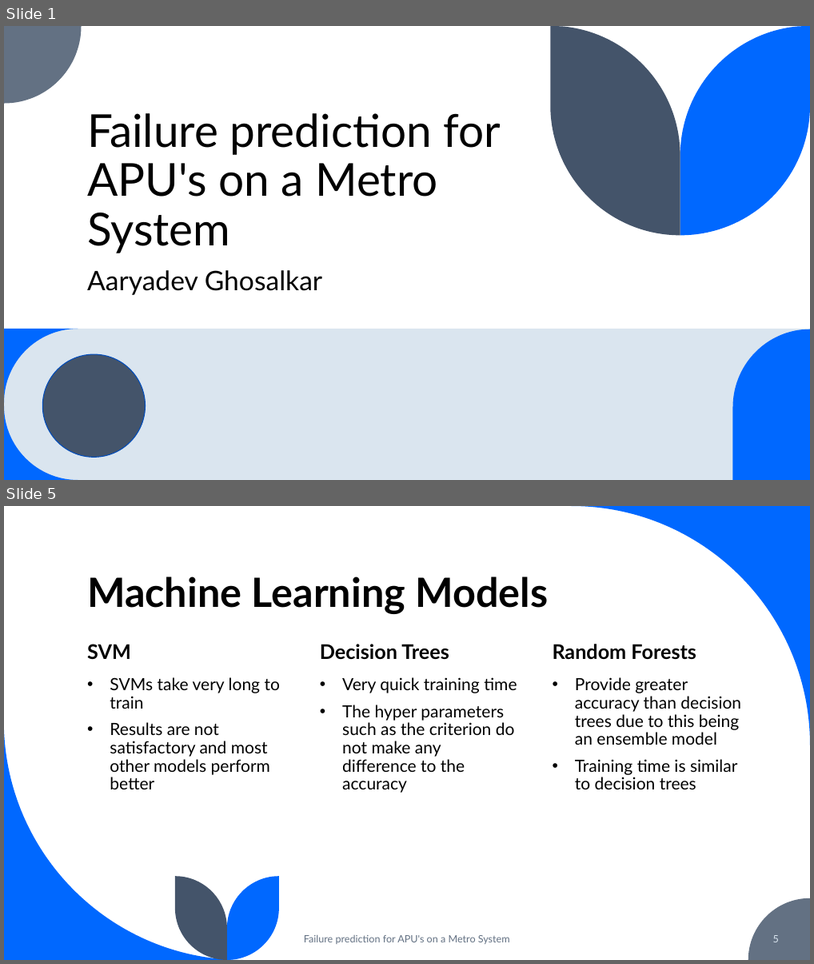
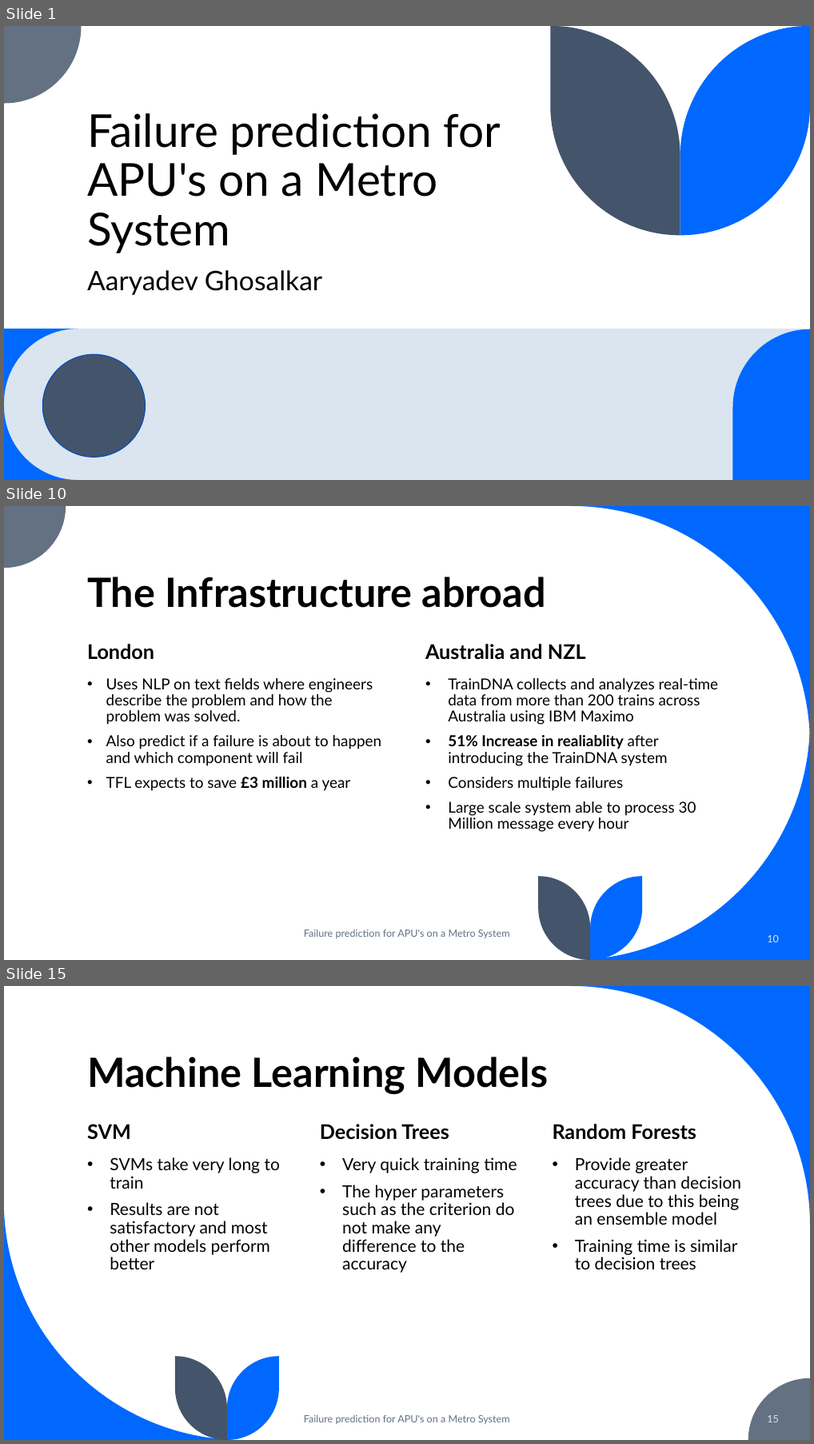
Before and after one commit to aaryadevg/Metro_PdM_Research, a slide deck: Paper/Viva.pptx. Shown one above the other, each under a label of ours: slides 1 and 5 before the commit, slides 1, 10 and 15 after it; the slides between them are not shown. The pictures are 814x964 and 814x1444 pixels, drawn with LibreOffice and Linux fonts; fonts in the diff are those of the drawing. Boxes give left, top, right and bottom in pixels: in the first picture for what was removed or moved away, otherwise in the second. Text is boxed around its words. In the diff, an @@ line names an element or a change of style, - is before the commit and + after.

```diff
--- a/Paper/Viva.pptx
+++ b/Paper/Viva.pptx
@@ slide 10 added at bbox=[4, 506, 810, 960], background #FFFFFF @@
@@ freeform shape added at bbox=[4, 506, 66, 568], fill #637183 @@
@@ freeform shape added at bbox=[571, 506, 810, 745], fill #0068FF @@
@@ title added at bbox=[87, 576, 546, 608], 48 pt, text #000000, bold @@
+The Infrastructure abroad
@@ text added at bbox=[87, 644, 154, 660], 24 pt, text #000000, bold @@
+London
@@ text added at bbox=[426, 644, 586, 660], 24 pt, text #000000, bold @@
+Australia and NZL
@@ text added at bbox=[106, 678, 382, 791], 18 pt, text #000000 @@
+• Uses NLP on text fields where engineers describe the problem and how the problem was solved.
+• Also predict if a failure is about to happen and which component will fail
+• TFL expects to save £3 million a year
@@ text added at bbox=[448, 678, 719, 832], 18 pt, text #000000 @@
+• TrainDNA collects and analyzes real-time data from more than 200 trains across Australia using IBM Maximo
+• 51% Increase in realiablity after introducing the TrainDNA system
+• Considers multiple failures
+• Large scale system able to process 30 Million message every hour
@@ freeform shape added at bbox=[571, 720, 810, 960], fill #0068FF @@
@@ freeform shape added at bbox=[539, 876, 591, 960], fill #44546A @@
@@ freeform shape added at bbox=[591, 876, 643, 960], fill #0068FF @@
@@ text added at bbox=[304, 929, 510, 938], 12 pt, text #637183 @@
+Failure prediction for APU's on a Metro System
@@ page number added at bbox=[767, 935, 779, 942], 12 pt, text #DAE5EF @@
+10
@@ what was slide 5 is now slide 15 @@
@@ page number at bbox=[767, 1415, 779, 1422]: text changed @@
-5
+15
```
Also in this commit, not shown: 5 slides changed, 11 other slides added, 15 other files.
